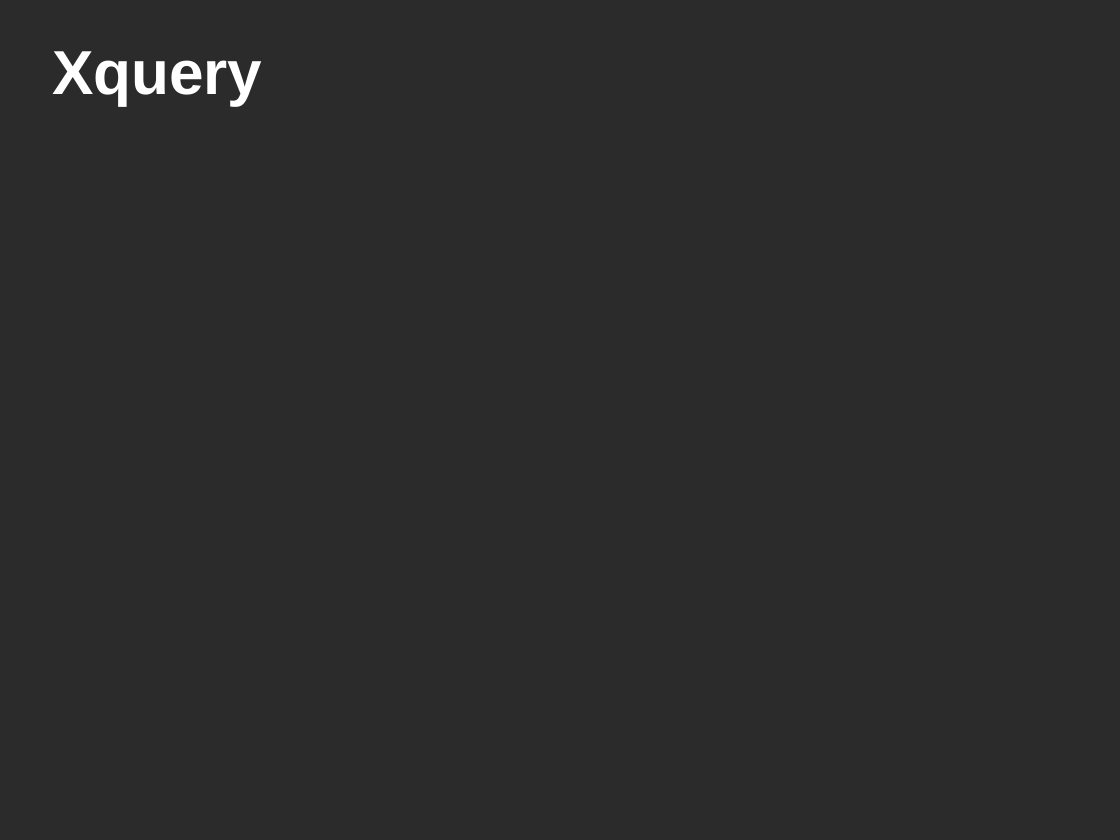
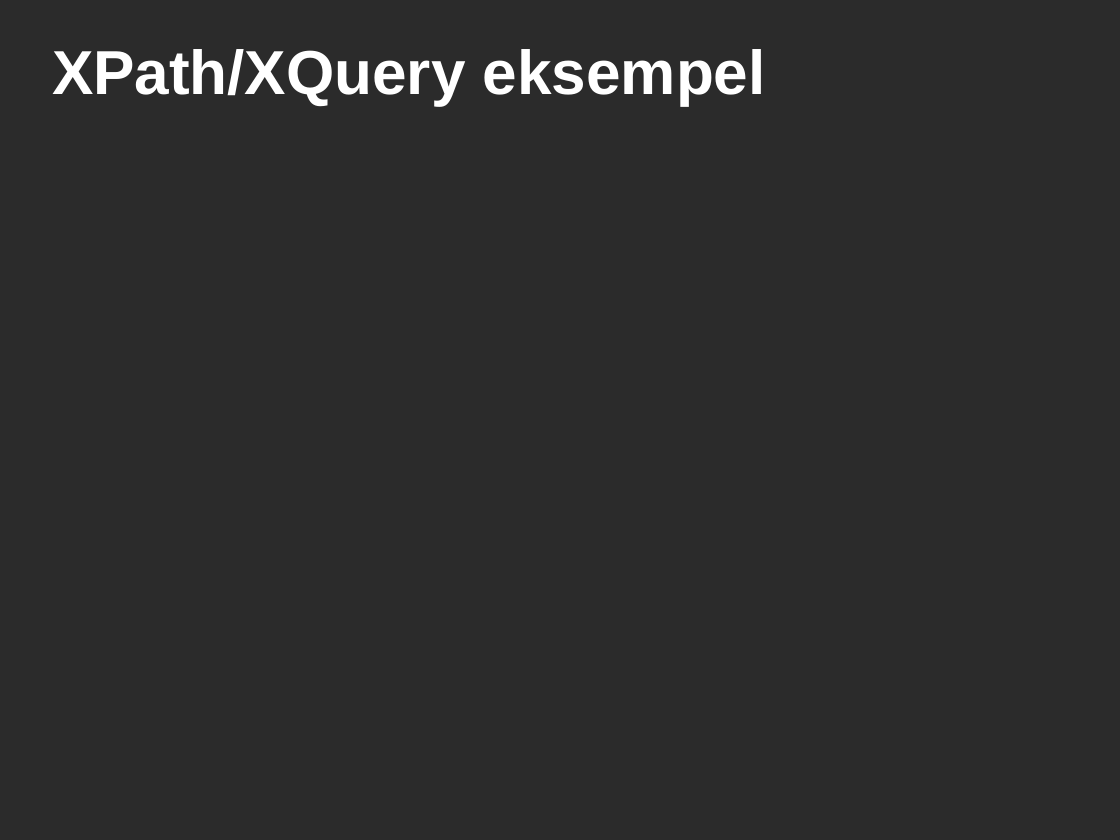
Before and after one commit to andrerav/xqft-parser, a slide deck: slide 4 of doc/xqueryft.odp (slide 3 before the commit). Drawn at 1120x840 pixels with LibreOffice and Linux fonts; fonts in the diff are those of the drawing; background and template pictures are left out; a plain dark background stands for a picture behind light text. Boxes give left, top, right and bottom in pixels: in the first picture for what was removed or moved away, otherwise in the second. Text is boxed around its words. In the diff, an @@ line names an element or a change of style, - is before the commit and + after.

```diff
--- a/doc/xqueryft.odp
+++ b/doc/xqueryft.odp
@@ title at (52, 49, 766, 106): text changed @@
-Xquery
+XPath/XQuery eksempel
```
Also in this commit, not shown: 1 other slide changed, 3 slides added, 2 slides removed, 4 other files.
